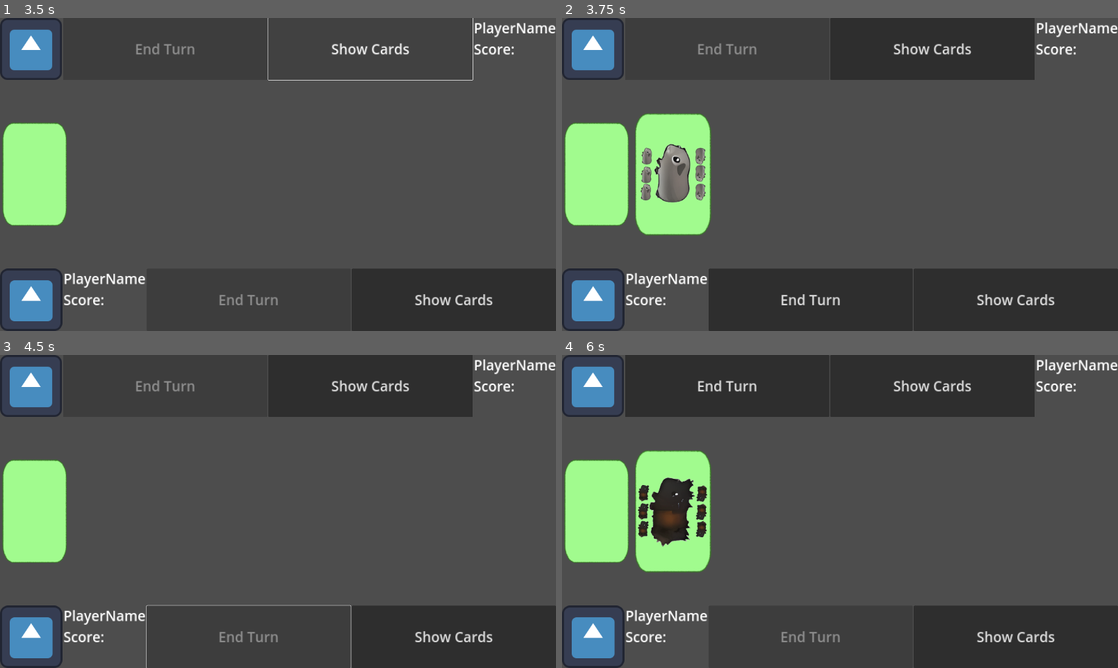
Above: before the commit, frames 1-4 (two rows, left to right).
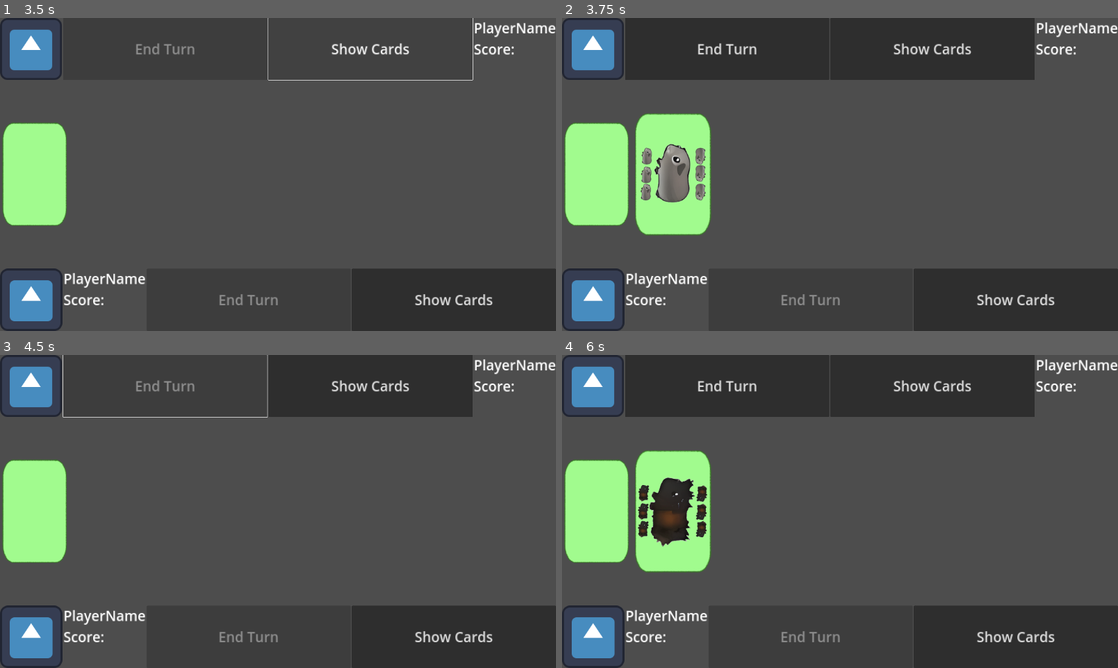
Above: after the commit, the same moments.

Repository: ElQDuck/guinea-piggies
Game: Godot game, scene res://scenes/main.tscn
Same seed, same stepped clock (60 frames per second), same inputs: the game is played once before the commit and once after it. The engine's default icon, where the game draws it, is replaced by a stand-in: a white triangle on a blue panel in a dark square.
Inputs (mouse positions are in pixels of both pictures, inside the frame that each line leads up to):
- Up to frame 1 (3.5 s): click "Show Cards" at 0.5 s; click (33, 174) at 1.25 s; click "End Turn" at 2 s; click "Show Cards" at 2.75 s
- Up to frame 2 (3.75 s): click (595, 174) at 3.5 s
- Up to frame 3 (4.5 s): click "End Turn" at 4.25 s
- Up to frame 4 (6 s): click "Show Cards" at 5 s; click (595, 511) at 5.75 s

Frame 1 is identical in both runs. In frame 2, 0.3% of the frame differs, in the area x 24-50%, y 8-92%; in frame 3, 0.4%, in the area x 11-64%, y 0-100%; in frame 4, nothing differs.
Error after the commit: Invalid access to property or key 'Active' on a base object of type 'Control'. (res://scripts/Table.gd:71)

Commit message:
feat: add layout

Diff:
--- a/scenes/main.tscn
+++ b/scenes/main.tscn
@@ -22,7 +22,7 @@
 [node name="Table" type="Node2D" parent="."]
 script = ExtResource("1_fo1c3")
 
-[node name="Player1" type="Node2D" parent="."]
+[node name="Player3" type="Node2D" parent="."]
 script = ExtResource("2_s56it")
 
 [node name="Player2" type="Node2D" parent="."]
@@ -257,8 +257,12 @@
 text = "Start new Game"
 script = ExtResource("10_8hl7a")
 
-[connection signal="pressed" from="TableUi/VBoxContainer/Player1/EndTurn" to="Player1" method="_on_end_turn_pressed"]
-[connection signal="pressed" from="TableUi/VBoxContainer/Player1/ShowCards" to="Player1" method="_on_show_cards_pressed"]
+[node name="Player1" type="Control" parent="."]
+layout_mode = 3
+anchors_preset = 0
+
+[connection signal="pressed" from="TableUi/VBoxContainer/Player1/EndTurn" to="Player3" method="_on_end_turn_pressed"]
+[connection signal="pressed" from="TableUi/VBoxContainer/Player1/ShowCards" to="Player3" method="_on_show_cards_pressed"]
 [connection signal="card_drawn_from_deck" from="TableUi/VBoxContainer/Cards/MarginContainer/Deck" to="Table" method="_card_drawn_from_deck"]
 [connection signal="pressed" from="TableUi/VBoxContainer/Cards/MarginContainer/Deck" to="TableUi/VBoxContainer/Cards/MarginContainer/Deck" method="_on_pressed"]
 [connection signal="pressed" from="TableUi/VBoxContainer/Player2/EndTurn" to="Player2" method="_on_end_turn_pressed"]
--- /dev/null
+++ b/scenes/player.tscn
@@ -0,0 +1,157 @@
+[gd_scene load_steps=6 format=3 uid="uid://bkpglbq6yv1v0"]
+
+[ext_resource type="Texture2D" uid="uid://b5fwknhuot5gb" path="res://assets/icon.svg" id="1_pdcv7"]
+
+[sub_resource type="StyleBoxFlat" id="StyleBoxFlat_xat8g"]
+bg_color = Color(1, 0.701961, 0.831373, 1)
+border_width_left = 6
+border_width_top = 6
+border_width_right = 6
+border_width_bottom = 6
+border_color = Color(1, 0.494118, 0.713726, 1)
+corner_radius_top_left = 16
+corner_radius_top_right = 16
+
+[sub_resource type="StyleBoxFlat" id="StyleBoxFlat_1vq45"]
+bg_color = Color(1, 0.701961, 0.831373, 0)
+border_width_left = 8
+border_width_top = 8
+border_width_right = 8
+border_width_bottom = 8
+border_color = Color(1, 0.494118, 0.713726, 1)
+corner_radius_top_left = 16
+corner_radius_top_right = 16
+corner_radius_bottom_right = 16
+corner_radius_bottom_left = 16
+
+[sub_resource type="StyleBoxFlat" id="StyleBoxFlat_cbjsy"]
+bg_color = Color(1, 0.494118, 0.713726, 1)
+corner_radius_bottom_right = 16
+corner_radius_bottom_left = 16
+
+[sub_resource type="StyleBoxFlat" id="StyleBoxFlat_0652s"]
+bg_color = Color(0.494118, 1, 0.780392, 1)
+corner_radius_top_left = 16
+corner_radius_top_right = 16
+corner_radius_bottom_right = 16
+corner_radius_bottom_left = 16
+
+[node name="Player" type="Control"]
+layout_mode = 3
+anchors_preset = 15
+anchor_right = 1.0
+anchor_bottom = 1.0
+grow_horizontal = 2
+grow_vertical = 2
+size_flags_vertical = 4
+
+[node name="Panel" type="Panel" parent="."]
+layout_mode = 1
+anchors_preset = 12
+anchor_top = 1.0
+anchor_right = 1.0
+anchor_bottom = 1.0
+offset_top = -224.0
+grow_horizontal = 2
+grow_vertical = 0
+theme_override_styles/panel = SubResource("StyleBoxFlat_xat8g")
+
+[node name="TextureButton" type="TextureButton" parent="Panel"]
+layout_mode = 1
+anchors_preset = 7
+anchor_left = 0.5
+anchor_top = 1.0
+anchor_right = 0.5
+anchor_bottom = 1.0
+offset_left = -128.0
+offset_top = -256.0
+offset_right = 128.0
+grow_horizontal = 2
+grow_vertical = 0
+
+[node name="ProfileImage" type="TextureRect" parent="Panel/TextureButton"]
+layout_mode = 1
+anchors_preset = 15
+anchor_right = 1.0
+anchor_bottom = 1.0
+grow_horizontal = 2
+grow_vertical = 2
+texture = ExtResource("1_pdcv7")
+
+[node name="Panel" type="Panel" parent="Panel/TextureButton"]
+layout_mode = 1
+anchors_preset = 15
+anchor_right = 1.0
+anchor_bottom = 1.0
+grow_horizontal = 2
+grow_vertical = 2
+theme_override_styles/panel = SubResource("StyleBoxFlat_1vq45")
+
+[node name="Score" type="Panel" parent="Panel/TextureButton"]
+layout_mode = 1
+anchors_preset = 7
+anchor_left = 0.5
+anchor_top = 1.0
+anchor_right = 0.5
+anchor_bottom = 1.0
+offset_left = -128.0
+offset_top = -64.0
+offset_right = 128.0
+grow_horizontal = 2
+grow_vertical = 0
+theme_override_styles/panel = SubResource("StyleBoxFlat_cbjsy")
+
+[node name="HBoxContainer" type="HBoxContainer" parent="Panel/TextureButton/Score"]
+layout_mode = 1
+anchors_preset = 13
+anchor_left = 0.5
+anchor_right = 0.5
+anchor_bottom = 1.0
+offset_left = -49.0
+offset_right = 49.0
+grow_horizontal = 2
+grow_vertical = 2
+
+[node name="Label" type="Label" parent="Panel/TextureButton/Score/HBoxContainer"]
+layout_mode = 2
+size_flags_horizontal = 8
+theme_override_colors/font_color = Color(0, 0, 0, 1)
+text = "0
+"
+
+[node name="Icon" type="TextureRect" parent="Panel/TextureButton/Score/HBoxContainer"]
+layout_mode = 2
+size_flags_horizontal = 0
+texture = ExtResource("1_pdcv7")
+expand_mode = 3
+stretch_mode = 4
+
+[node name="NameLabel" type="Label" parent="Panel"]
+layout_mode = 1
+anchors_preset = 4
+anchor_top = 0.5
+anchor_bottom = 0.5
+offset_left = 259.0
+offset_top = -29.0
+offset_right = 545.0
+offset_bottom = 38.0
+grow_vertical = 2
+theme_override_colors/font_color = Color(0, 0, 0, 1)
+text = "PlayerName"
+
+[node name="Button" type="Button" parent="Panel"]
+layout_mode = 1
+anchors_preset = 6
+anchor_left = 1.0
+anchor_top = 0.5
+anchor_right = 1.0
+anchor_bottom = 0.5
+offset_left = -607.0
+offset_top = -59.0
+offset_right = -197.0
+offset_bottom = 60.0
+grow_horizontal = 0
+grow_vertical = 2
+theme_override_colors/font_color = Color(0, 0, 0, 1)
+theme_override_styles/normal = SubResource("StyleBoxFlat_0652s")
+text = "End turn"
